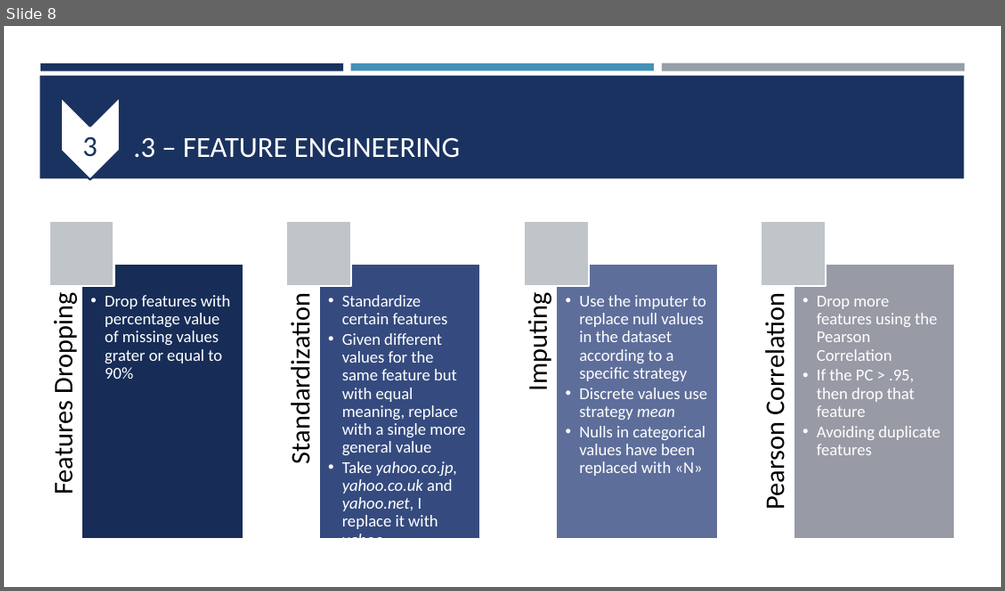
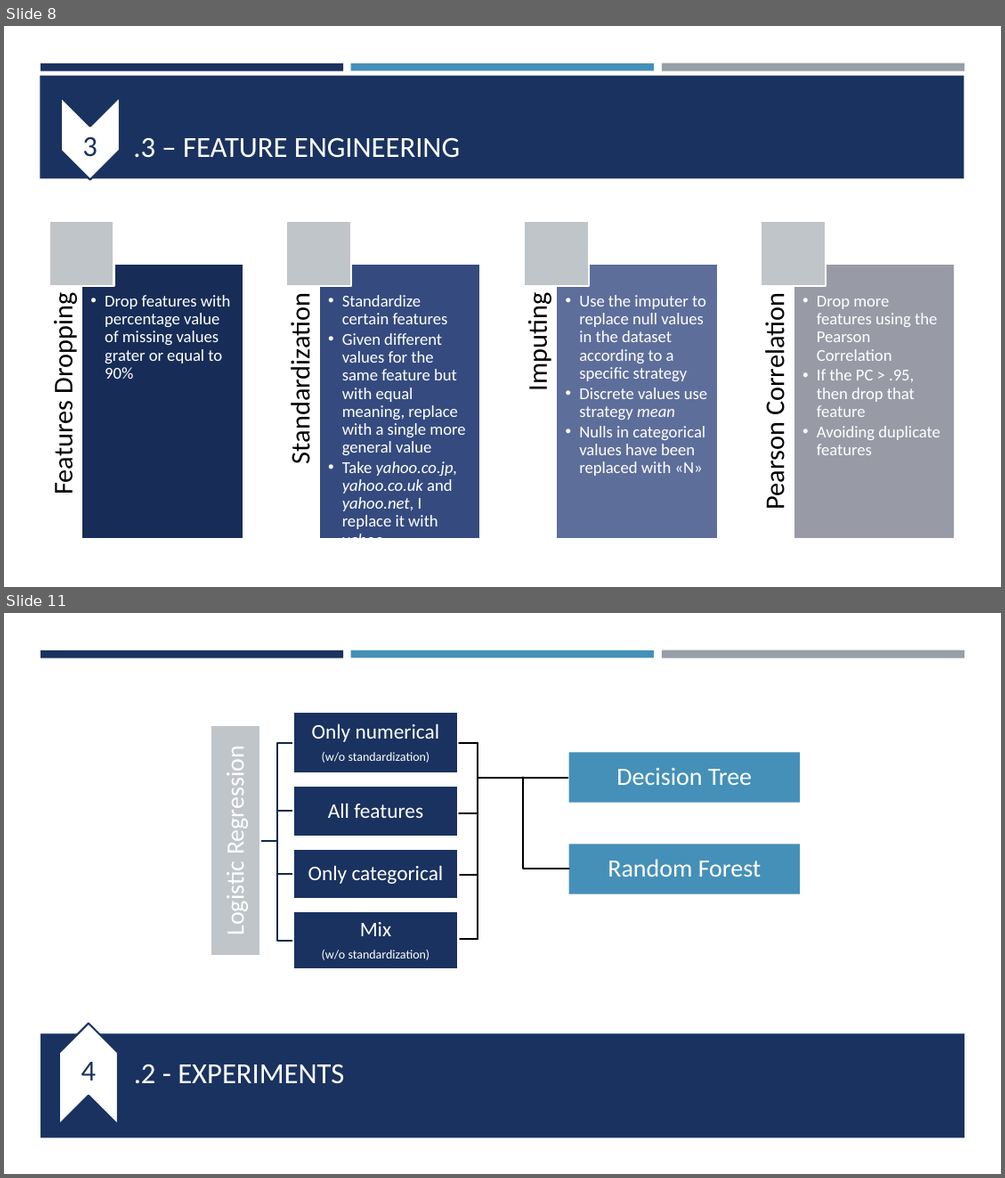
Before and after one commit to lmriccardo/fraudolent-transaction-classification, a slide deck: presentation/fraudolent_transaction.pptx. Shown one above the other, each under a label of ours: slide 8 before the commit, slides 8 and 11 after it; the slides between them are not shown. The pictures are 1005x591 and 1005x1178 pixels, drawn with LibreOffice and Linux fonts; fonts in the diff are those of the drawing. Boxes give left, top, right and bottom in pixels: in the first picture for what was removed or moved away, otherwise in the second. Text is boxed around its words. In the diff, an @@ line names an element or a change of style, - is before the commit and + after.

Commit message:
Update README: Add ML Pipeline. Update LR metrics for lr_cv_nostd_mix_features

```diff
--- a/presentation/fraudolent_transaction.pptx
+++ b/presentation/fraudolent_transaction.pptx
@@ slide 11 added at (4, 613, 1001, 1174), background #FFFFFF; not listed: 3 template elements that a slide beside it also shows @@
@@ line added from (459, 742) to (477, 742), #000000 1.75 pt @@
@@ line added from (477, 742) to (477, 939), #000000 1.75 pt @@
@@ rectangle added at (569, 752, 801, 803), fill #4590B8, outline #FFFFFF 1.75 pt @@
@@ rectangle added at (569, 752, 801, 803), fill #4590B8, 24 pt, text #FFFFFF @@
+Decision Tree
@@ line added from (477, 778) to (569, 778), #000000 1.75 pt @@
@@ elbow line added from (523, 778) to (569, 868), #000000 1.75 pt @@
@@ line added from (459, 813) to (477, 813), #000000 1.75 pt @@
@@ rectangle added at (569, 844, 801, 894), fill #4590B8, outline #FFFFFF 1.75 pt @@
@@ rectangle added at (569, 844, 801, 894), fill #4590B8, 24 pt, text #FFFFFF @@
+Random Forest
@@ line added from (461, 875) to (477, 875), #000000 1.75 pt @@
@@ group added at (211, 712, 457, 970): 5 rectangles, 5 texts, 4 freeform shapes @@
+Logistic Regression
+Only numerical
+(w/o standardization)
+All features
+Only categorical
+Mix
+(w/o standardization)
@@ line added from (461, 939) to (477, 939), #000000 1.75 pt @@
@@ rectangle added at (40, 1033, 965, 1137), fill #1A3260 @@
@@ chevron added at (59, 1023, 118, 1125), fill #FFFFFF, outline #1A3260 1.75 pt @@
@@ text added at (81, 1062, 97, 1080), 28 pt, text #1A3260 @@
+4
@@ title added at (134, 1063, 344, 1084), 28 pt, text #FFFFFF @@
+.2 - EXPERIMENTS
```
Also in this commit, not shown: 3 slides changed, 2 other slides added, 4 other files.
